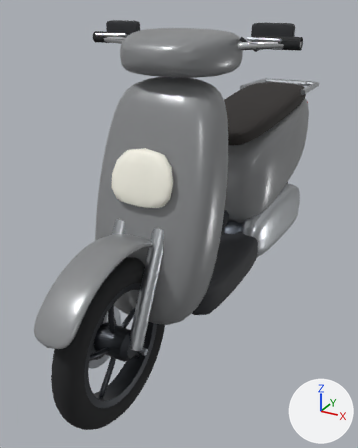
Two versions of the glTF model priv/models/honda_vision_110.glb, one commit apart.
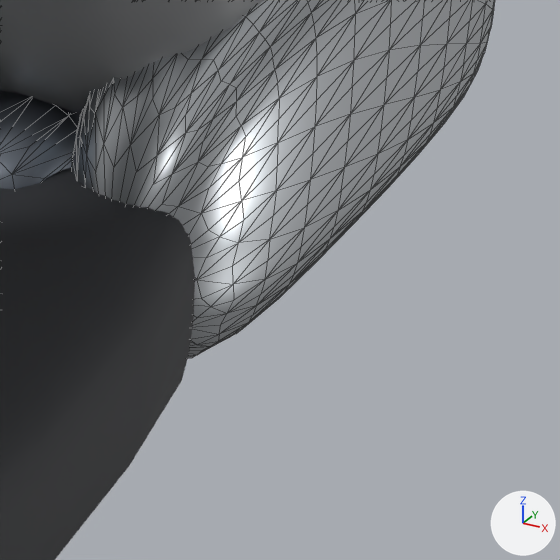
Each version appears first whole from a 50 mm lens placed at (0.731, -1.57, 1.142), pointed at (-0.089, -0.077, 0.396), and next in a close-up on the part from 65% to 86% of the width and 46% to 63% of the height. Every picture has the same lights, and +X, +Y and +Z are marked at lower right. The last two pictures show the newer version. The close-ups show mesh edges as thin lines. Where no turn or scale is listed for an object, it has been applied to the vertices.

In view in the first close-up: 'engine', 'honda_vision_110'.
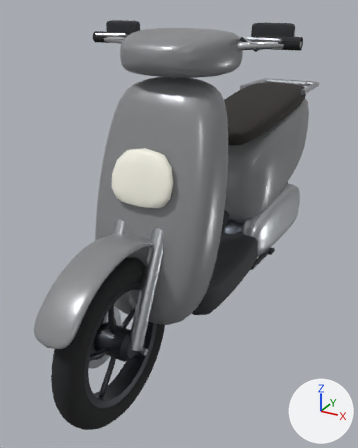
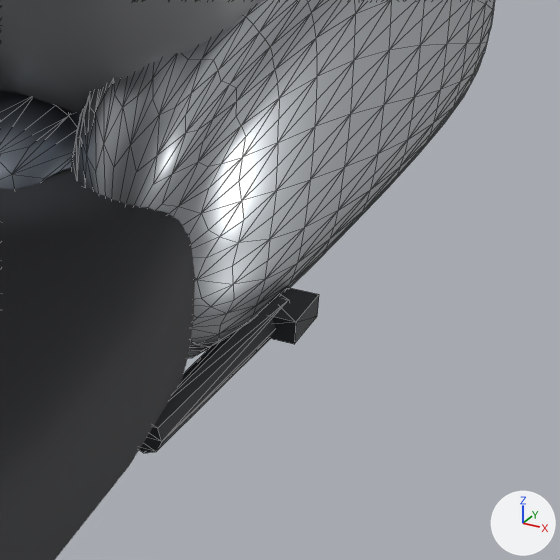
Patch to the scene script:
```diff
--- a/priv/models/honda_vision_110.glb.py
+++ b/priv/models/honda_vision_110.glb.py
@@ me_side_stand @@
+me_side_stand.from_pydata(...)  # 24 vertices, 40 faces; spans x -0.01..0.03, y -0.001..0.195, z -0.01..0.01
+me_side_stand.materials.append(mat_black)  # black #1f2328
@@ ob_side_stand @@
+ob_side_stand = bpy.data.objects.new('side_stand', me_side_stand)
+ob_side_stand.location = (0.15, 0.0755, 0.2)
```

Location of each change, [x1, y1, x2, y2] in pixels of the close-ups (560 x 560 px):
'side_stand', added (black)
    after: [139, 288, 319, 453]
